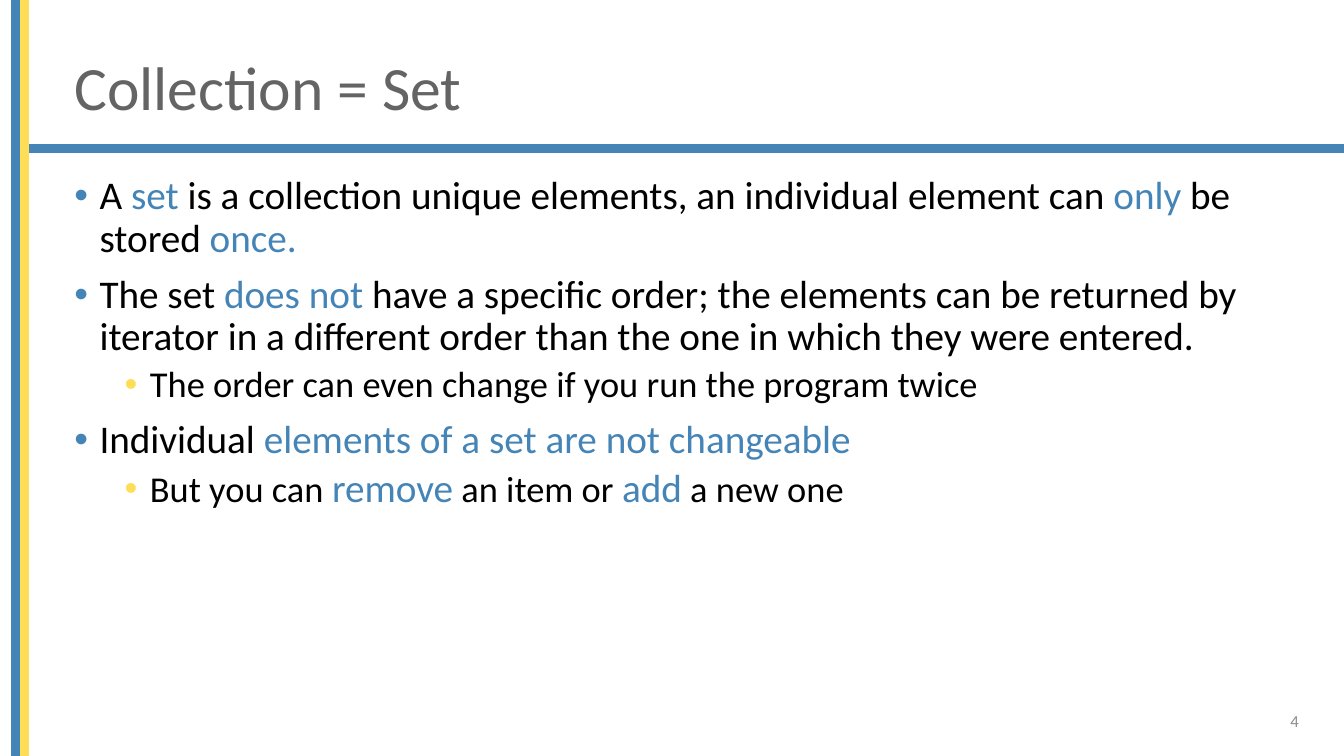
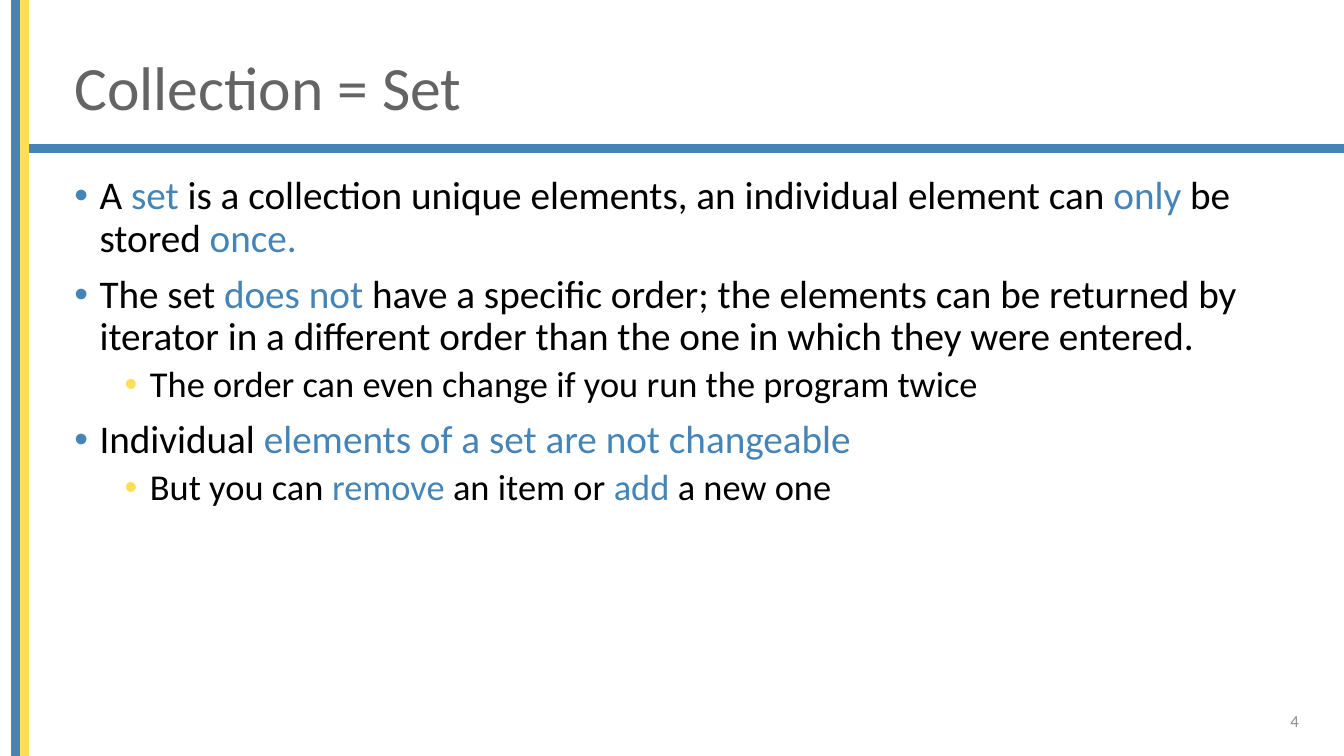
Before and after one commit to brentpulmansTM/Beobank-October-2022, a slide deck: slide 4 of Basic_python/10 Set and Dictionary.pptx. Drawn at 1344x756 pixels with LibreOffice and Linux fonts; fonts in the diff are those of the drawing; background and template pictures are left out. Boxes give left, top, right and bottom in pixels: in the first picture for what was removed or moved away, otherwise in the second. Text is boxed around its words. In the diff, an @@ line names an element or a change of style, - is before the commit and + after.

```diff
--- a/Basic_python/10 Set and Dictionary.pptx
+++ b/Basic_python/10 Set and Dictionary.pptx
@@ text at [150, 474, 831, 506]: size 28 to 26 pt in "remove add" @@
```
Also in this commit, not shown: 5 other slides changed, 5 other files.
